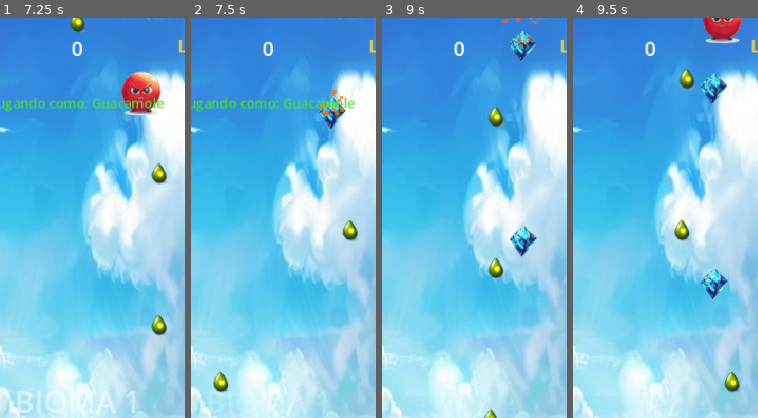
Above: before the commit, frames 1-4 (left to right).
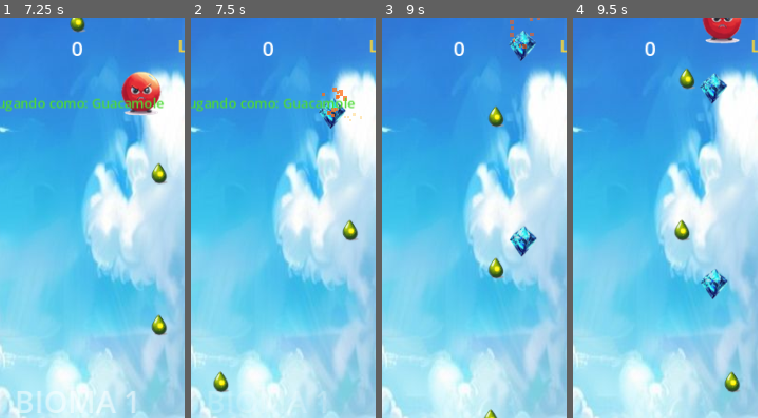
Above: after the commit, the same moments.

Repository: JoseNoIP/gb-GuacBlaster-Survivor
Game: Godot game, scene res://src/scenes/Main.tscn
Same seed, same stepped clock (60 frames per second), same inputs: the game is played once before the commit and once after it.
Inputs (mouse positions are % of the whole screen's width and height, from its top left):
- Up to frame 1 (7.25 s): click "JUGAR" at 0.5 s; click "||" at 1.25 s; click "REINICIAR" at 2 s; click "||" at 2.75 s; click "REINICIAR" at 3.5 s; click "||" at 4.25 s; click "REINICIAR" at 5 s; tap Enter at 5.75 s; move the mouse to (72, 45) at 5.77 s; hold Shift 5.78-6.5 s; click (72, 45) at 5.92 s; drag from (30, 55) to (72, 90) at 6.52 s
- Up to frame 2 (7.5 s): move the mouse to (60, 28) at 7.27 s; tap Ctrl at 7.35 s; click (60, 28) at 7.42 s
- Up to frame 3 (9 s): drag from (45, 70) to (72, 2) at 8.02 s; move the mouse to (80, 65) at 8.77 s; tap Alt at 8.85 s; click (80, 65) at 8.92 s
- Up to frame 4 (9.5 s): tap Escape at 9.4 s
The pictures show only the part of the screen within x 29-79%, y 0-50%; the shares and areas given below are measured in that part.

Frame 1 is identical in both runs. In frame 2, 0.4% of the frame differs, in the area x 69-93%, y 17-26%; in frame 3, 0.3%; in frame 4, nothing differs.

Commit message:
feat: Add enemy hit signal and visual feedback for damage taken

Diff:
--- a/src/core/EventBus.gd
+++ b/src/core/EventBus.gd
@@ -21,6 +21,7 @@
 # --- Projectiles ---
 signal player_fired(spawn_position: Vector2, direction: Vector2, damage: float)
 signal projectile_hit_enemy(enemy_id: int, damage: float)
+signal enemy_hit(position: Vector2)
 
 # --- Experience / Level ---
 signal xp_collected(amount: int, total: int, required: int)
--- a/src/features/enemies/EnemyBase.gd
+++ b/src/features/enemies/EnemyBase.gd
@@ -10,6 +10,7 @@
 
 var _health: int = 1
 var _xp_value: int = 5
+var _hit_tween: Tween = null
 
 func _ready() -> void:
 	add_to_group(&"enemies")
@@ -28,6 +29,23 @@
 	_health = maxi(_health - amount, 0)
 	if _health == 0:
 		_die()
+	else:
+		_play_hit_flash()
+
+func _play_hit_flash() -> void:
+	var sprite := get_node_or_null(^"Sprite2D") as Node2D
+	if sprite == null:
+		return
+	if _hit_tween != null and _hit_tween.is_valid():
+		_hit_tween.kill()
+		sprite.position = Vector2.ZERO
+		sprite.modulate = Color.WHITE
+	sprite.modulate = Color(2.0, 0.5, 0.5)
+	_hit_tween = create_tween()
+	_hit_tween.tween_property(sprite, "position", Vector2(5.0, 0.0), 0.04)
+	_hit_tween.tween_property(sprite, "position", Vector2(-4.0, 0.0), 0.04)
+	_hit_tween.tween_property(sprite, "position", Vector2.ZERO, 0.04)
+	_hit_tween.tween_property(sprite, "modulate", Color.WHITE, 0.06)
 
 func get_health() -> int:
 	return _health
--- a/src/features/projectiles/Projectile.gd
+++ b/src/features/projectiles/Projectile.gd
@@ -30,6 +30,7 @@
 	if not body.is_in_group(&"enemies"):
 		return
 	EventBus.projectile_hit_enemy.emit(body.get_instance_id(), _damage)
+	EventBus.enemy_hit.emit(global_position)
 	if body.has_method(&"take_damage"):
 		body.call(&"take_damage", int(_damage))
 	_consume_pierce()
--- a/src/features/ui/PauseScreen.gd
+++ b/src/features/ui/PauseScreen.gd
@@ -71,21 +71,27 @@
 	add_child(_confirm_panel)
 
 	var dim := ColorRect.new()
-	dim.color = Color(0.0, 0.0, 0.0, 0.5)
+	dim.color = Color(0.0, 0.0, 0.0, 0.72)
 	dim.set_anchors_preset(Control.PRESET_FULL_RECT)
 	_confirm_panel.add_child(dim)
 
+	var card := ColorRect.new()
+	card.color = Color(0.08, 0.08, 0.12, 1.0)
+	card.anchor_left = 0.5
+	card.anchor_right = 0.5
+	card.anchor_top = 0.5
+	card.anchor_bottom = 0.5
+	card.offset_left = -145.0
+	card.offset_right = 145.0
+	card.offset_top = -95.0
+	card.offset_bottom = 95.0
+	_confirm_panel.add_child(card)
+
 	var box := VBoxContainer.new()
 	box.add_theme_constant_override("separation", 16)
-	box.anchor_left = 0.5
-	box.anchor_right = 0.5
-	box.anchor_top = 0.5
-	box.anchor_bottom = 0.5
-	box.offset_left = -130.0
-	box.offset_right = 130.0
-	box.offset_top = -80.0
-	box.offset_bottom = 80.0
-	_confirm_panel.add_child(box)
+	box.set_anchors_preset(Control.PRESET_FULL_RECT)
+	box.alignment = BoxContainer.ALIGNMENT_CENTER
+	card.add_child(box)
 
 	var warning := Label.new()
 	warning.text = "Si sales ahora\nperderás el avance\nde la partida."
--- a/src/features/vfx/ParticleSpawner.gd
+++ b/src/features/vfx/ParticleSpawner.gd
@@ -1,14 +1,39 @@
 class_name ParticleSpawner
 extends Node2D
-## Spawns one-shot CPUParticles2D bursts on enemy death.
-## Particles are added to the parent (Game) so they outlive the destroyed enemy.
+## Spawns one-shot CPUParticles2D bursts on enemy death and on projectile hits.
 
 func _ready() -> void:
 	EventBus.enemy_destroyed.connect(_on_enemy_destroyed)
+	EventBus.enemy_hit.connect(_on_enemy_hit)
 
 func _on_enemy_destroyed(
 		_enemy_id: int, spawn_pos: Vector2, _xp_value: int) -> void:
 	_spawn_death_burst(spawn_pos)
+
+func _on_enemy_hit(hit_pos: Vector2) -> void:
+	_spawn_hit_burst(hit_pos)
+
+func _spawn_hit_burst(pos: Vector2) -> void:
+	var p := CPUParticles2D.new()
+	p.emitting = true
+	p.one_shot = true
+	p.explosiveness = 1.0
+	p.amount = 5
+	p.lifetime = 0.2
+	p.initial_velocity_min = 50.0
+	p.initial_velocity_max = 120.0
+	p.spread = 60.0
+	p.gravity = Vector2.ZERO
+	p.scale_amount_min = 2.0
+	p.scale_amount_max = 3.5
+	var grad := Gradient.new()
+	grad.set_color(0, Color(1.0, 1.0, 0.4))
+	grad.set_color(1, Color(1.0, 0.6, 0.1, 0.0))
+	p.color_ramp = grad
+	p.direction = Vector2(0.0, -1.0)
+	p.position = pos
+	p.finished.connect(func(): p.queue_free())
+	get_parent().call_deferred(&"add_child", p)
 
 func _spawn_death_burst(pos: Vector2) -> void:
 	var p := CPUParticles2D.new()
